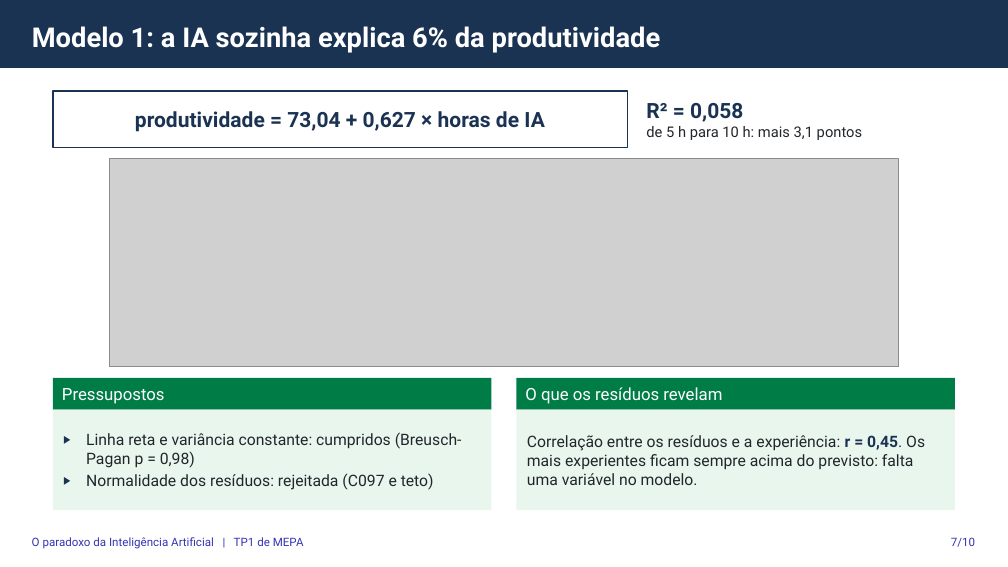
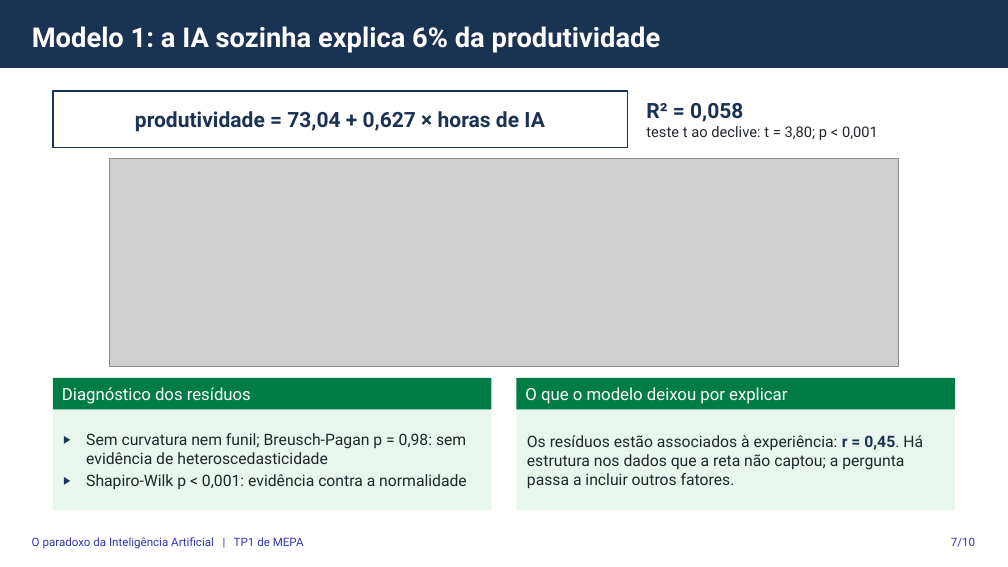
Before and after one commit to gcoutinho-ipca/tp1-mepa-ia-produtividade, a slide deck: slide 7 of Apresentacao_Defesa_TP1_MEPA.pptx. Drawn at 1008x567 pixels with LibreOffice and Linux fonts; fonts in the diff are those of the drawing; grey boxes stand for pictures. Boxes give left, top, right and bottom in pixels: in the first picture for what was removed or moved away, otherwise in the second. Text is boxed around its words. In the diff, an @@ line names an element or a change of style, - is before the commit and + after.

```diff
--- a/Apresentacao_Defesa_TP1_MEPA.pptx
+++ b/Apresentacao_Defesa_TP1_MEPA.pptx
@@ text at <box>646,126,878,140</box>: text changed @@
-de 5 h para 10 h: mais 3,1 pontos
+teste t ao declive: t = 3,80; p < 0,001
@@ text in rectangle at <box>62,387,251,404</box>: text changed @@
-Pressupostos
+Diagnóstico dos resíduos
@@ text in rectangle at <box>525,387,787,404</box>: text changed @@
-O que os resíduos revelam
+O que o modelo deixou por explicar
@@ text in rectangle at <box>86,433,467,490</box>: text changed @@
-▶ Linha reta e variância constante: cumpridos (Breusch-Pagan p = 0,98)
-▶ Normalidade dos resíduos: rejeitada (C097 e teto)
+▶ Sem curvatura nem funil; Breusch-Pagan p = 0,98: sem evidência de heteroscedasticidade
+▶ Shapiro-Wilk p < 0,001: evidência contra a normalidade
@@ text in rectangle at <box>527,435,923,489</box>: text changed @@
-Correlação entre os resíduos e a experiência: r = 0,45. Os mais experientes ficam sempre acima do previsto: falta uma variável no modelo.
+Os resíduos estão associados à experiência: r = 0,45. Há estrutura nos dados que a reta não captou; a pergunta passa a incluir outros fatores.
```
Also in this commit, not shown: 8 other slides changed, 5 other files.
